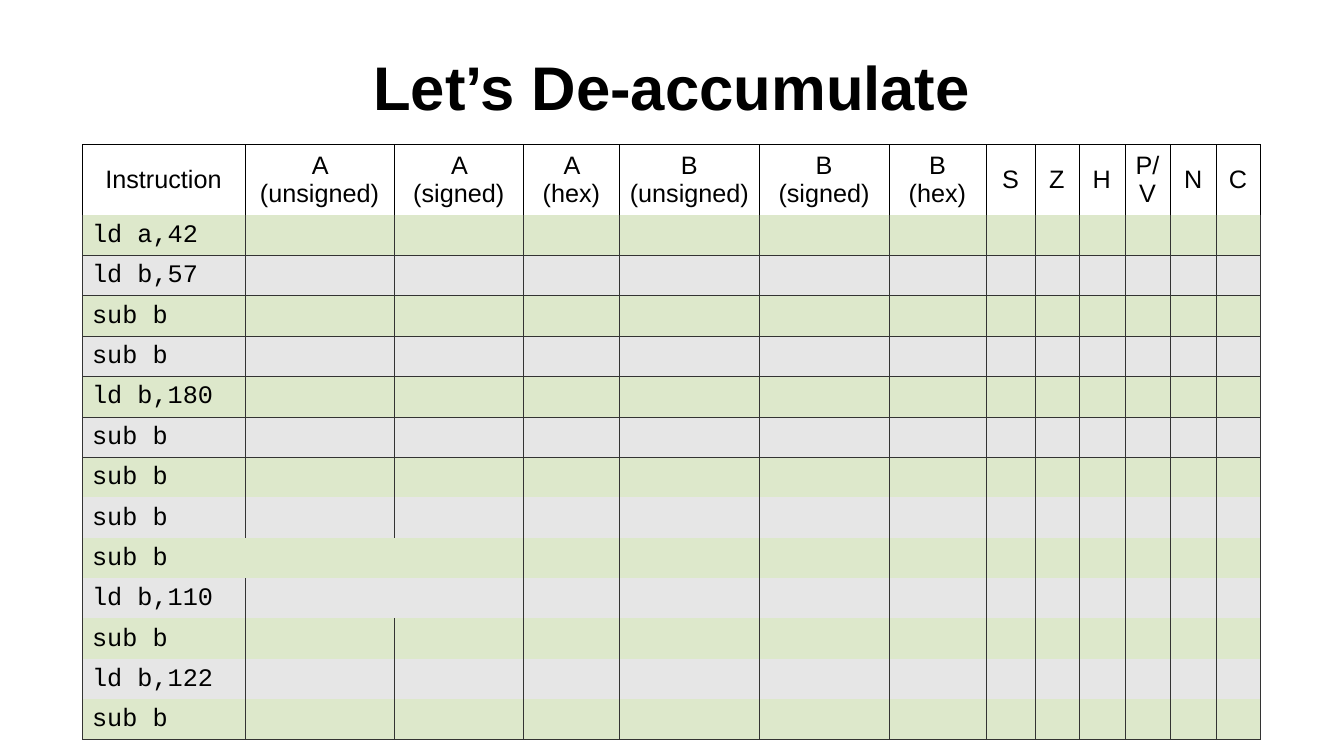
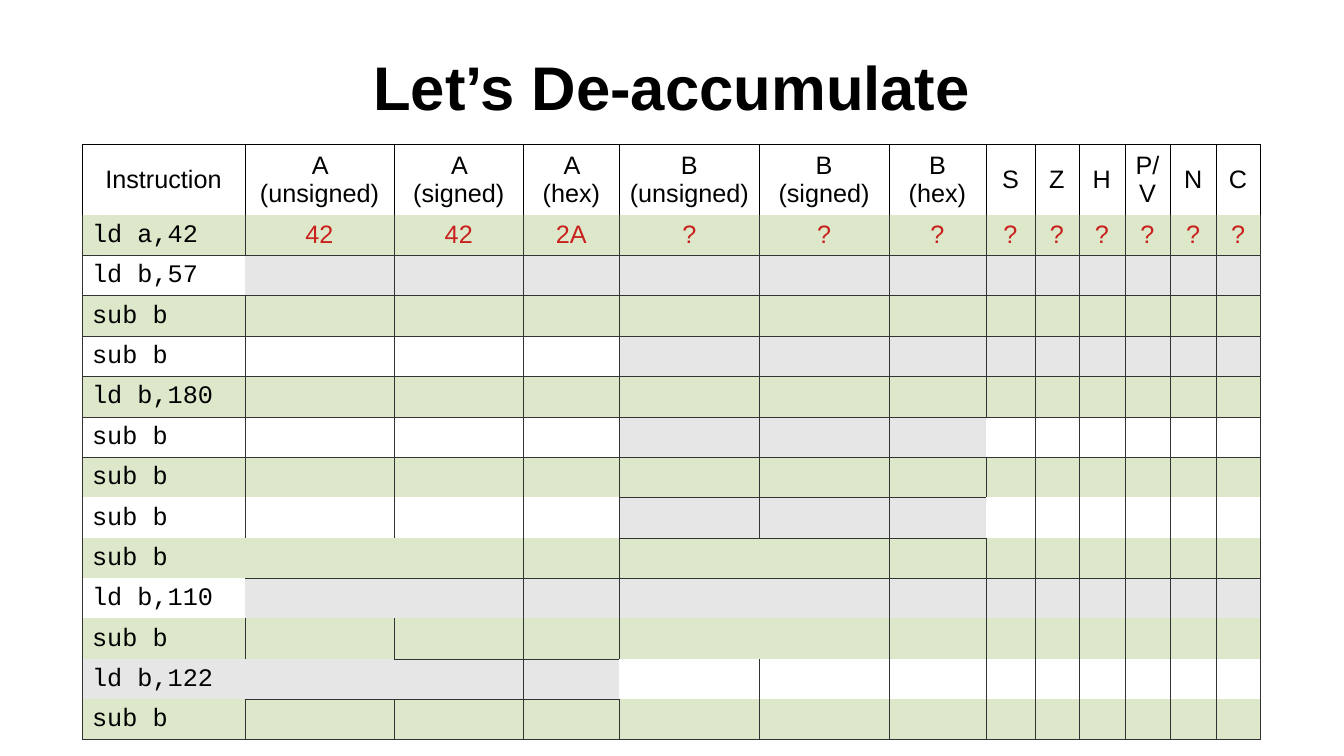
Before and after one commit to SlithyMatt/zxs-assembly-tutorial, a slide deck: slide 21 of Lesson5/Lesson5.odp. Drawn at 1344x756 pixels with LibreOffice and Linux fonts; fonts in the diff are those of the drawing. Boxes give left, top, right and bottom in pixels: in the first picture for what was removed or moved away, otherwise in the second. Text is boxed around its words. In the diff, an @@ line names an element or a change of style, - is before the commit and + after.

```diff
--- a/Lesson5/Lesson5.odp
+++ b/Lesson5/Lesson5.odp
@@ table at (82,144,1258,731) @@
-row 2: ld a,42 |  |  |  |  |  |  |  |  |  |  |  | 
+row 2: ld a,42 | 42 | 42 | 2A | ? | ? | ? | ? | ? | ? | ? | ? | ?
@@ fill #E6E6E6 to none in 33 cells @@
@@ borders changed @@
```
Also in this commit, not shown: 31 other slides changed, 1 other file.
